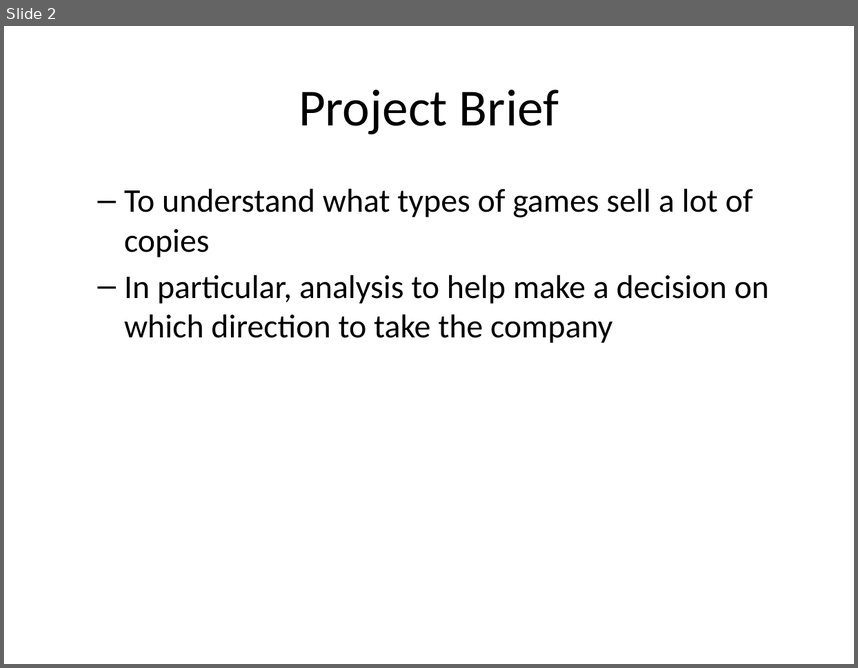
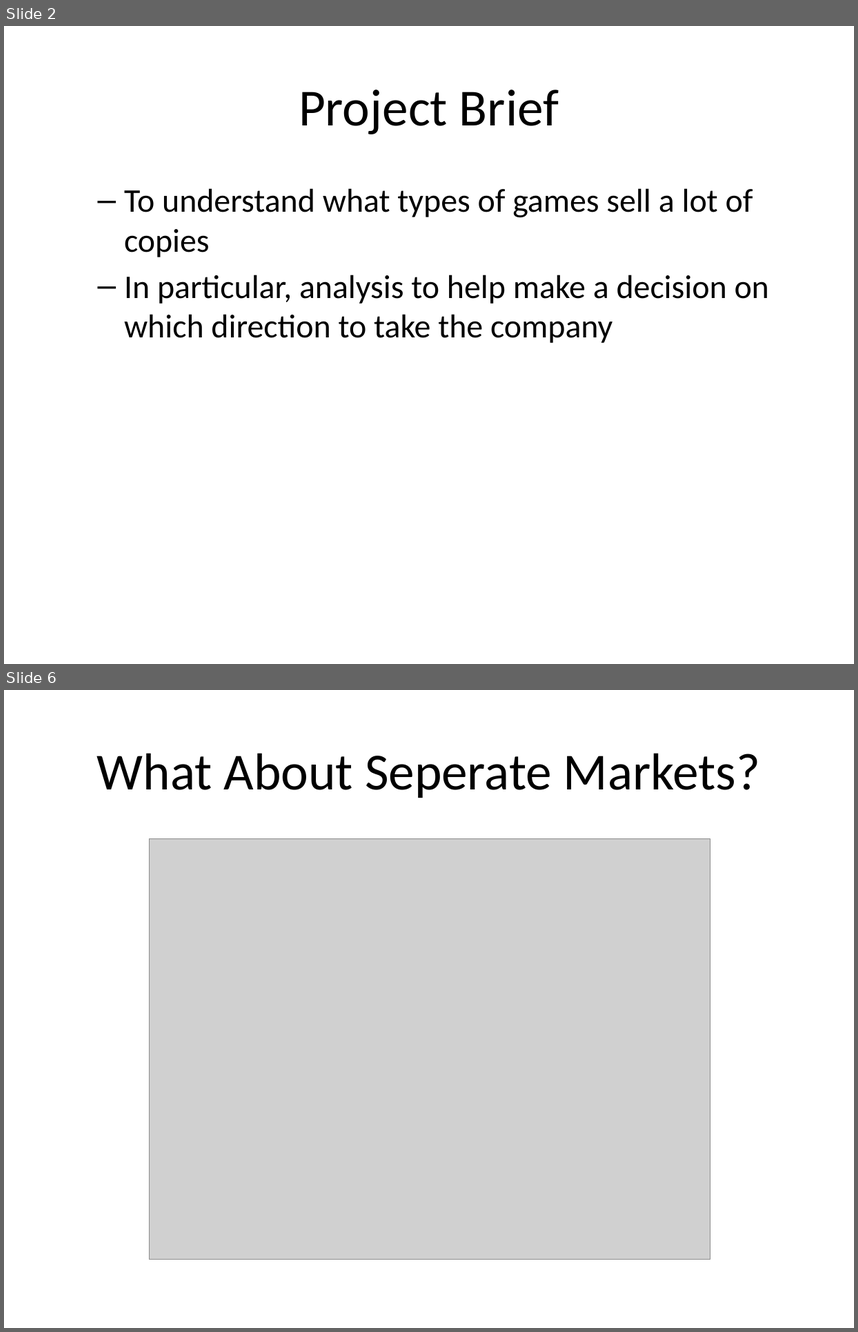
Before and after one commit to DhileasHeywood/video_games_project, a slide deck: documentation/video_games_presentation.pptx. Shown one above the other, each under a label of ours: slide 2 before the commit, slides 2 and 6 after it; the slides between them are not shown. The pictures are 858x668 and 858x1332 pixels, drawn with LibreOffice and Linux fonts; fonts in the diff are those of the drawing; grey boxes stand for pictures. Boxes give left, top, right and bottom in pixels: in the first picture for what was removed or moved away, otherwise in the second. Text is boxed around its words. In the diff, an @@ line names an element or a change of style, - is before the commit and + after.

```diff
--- a/documentation/video_games_presentation.pptx
+++ b/documentation/video_games_presentation.pptx
@@ slide 6 added at [4,690,854,1328], background #FFFFFF @@
@@ title added at [97,753,760,798], 44 pt, text #000000 @@
+What About Seperate Markets?
@@ picture added at [150,839,711,1259] @@
```
Also in this commit, not shown: 1 slide changed, 7 other slides added, 1 slide removed, 7 other files.
